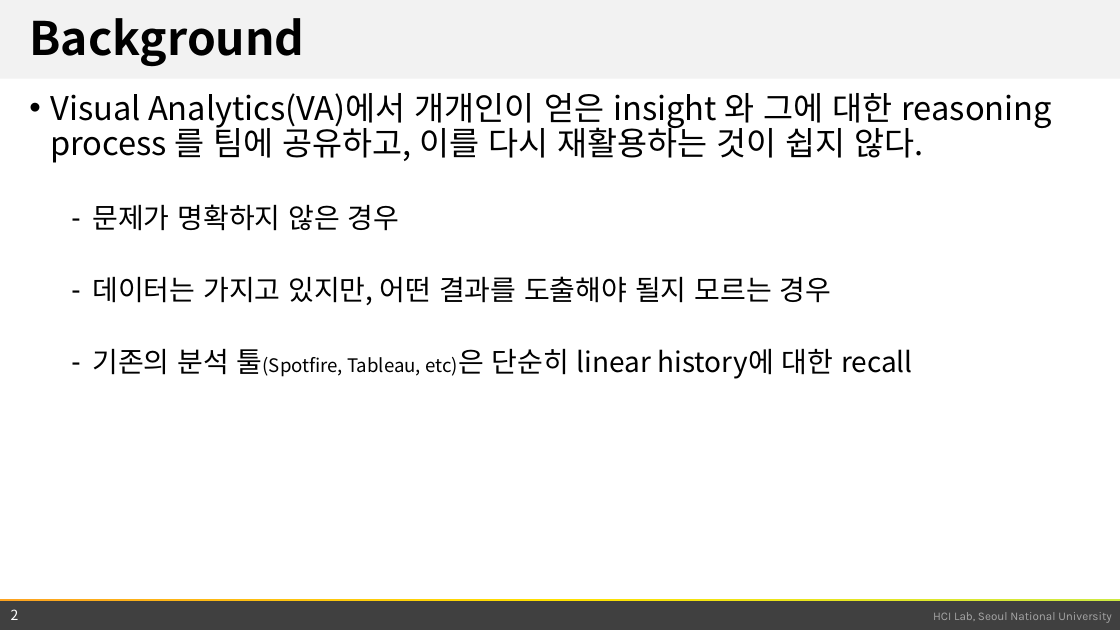
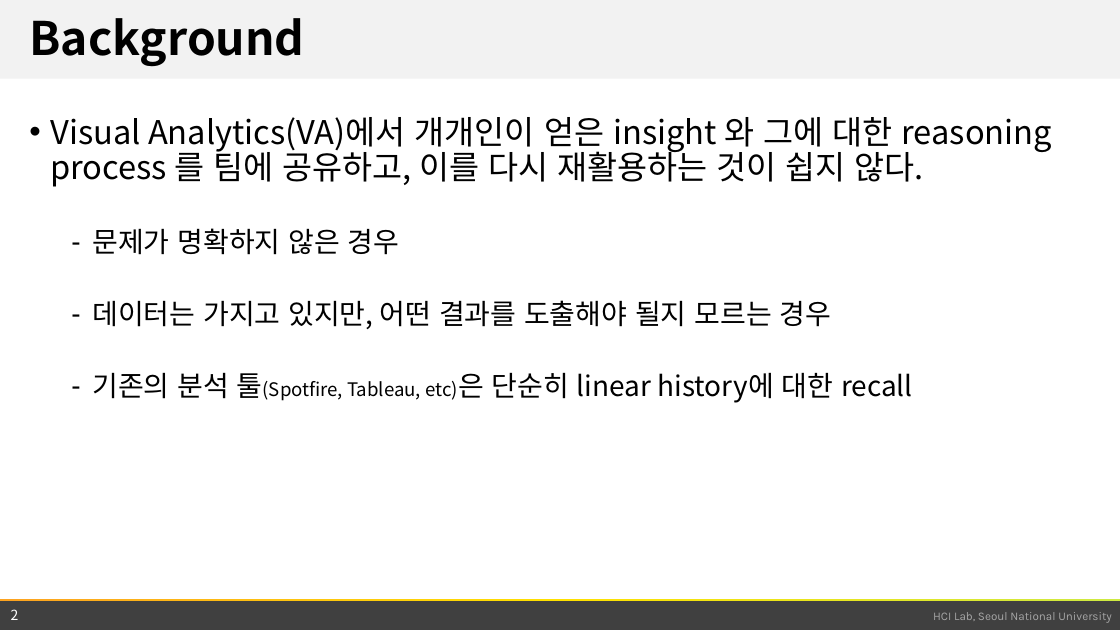
Before and after one commit to snu-infovis-2017/ReVA, a slide deck: slide 2 of term_project.pptx. Drawn at 1120x630 pixels with LibreOffice and Linux fonts; fonts in the diff are those of the drawing; background and template pictures are left out. Boxes give left, top, right and bottom in pixels: in the first picture for what was removed or moved away, otherwise in the second. Text is boxed around its words. In the diff, an @@ line names an element or a change of style, - is before the commit and + after.

```diff
--- a/term_project.pptx
+++ b/term_project.pptx
@@ text "Visual Analytics(VA)에서 개개인이 얻은 insight ...": place and size @@
-text "Visual Analytics(VA)에서 개개인이 얻은 insight ..." at box(50, 93, 1052, 379)
+text "Visual Analytics(VA)에서 개개인이 얻은 insight ..." at box(50, 117, 1052, 403)
```
Also in this commit, not shown: 5 other slides changed, 6 slides added, 4 slides removed, 2 other files.
